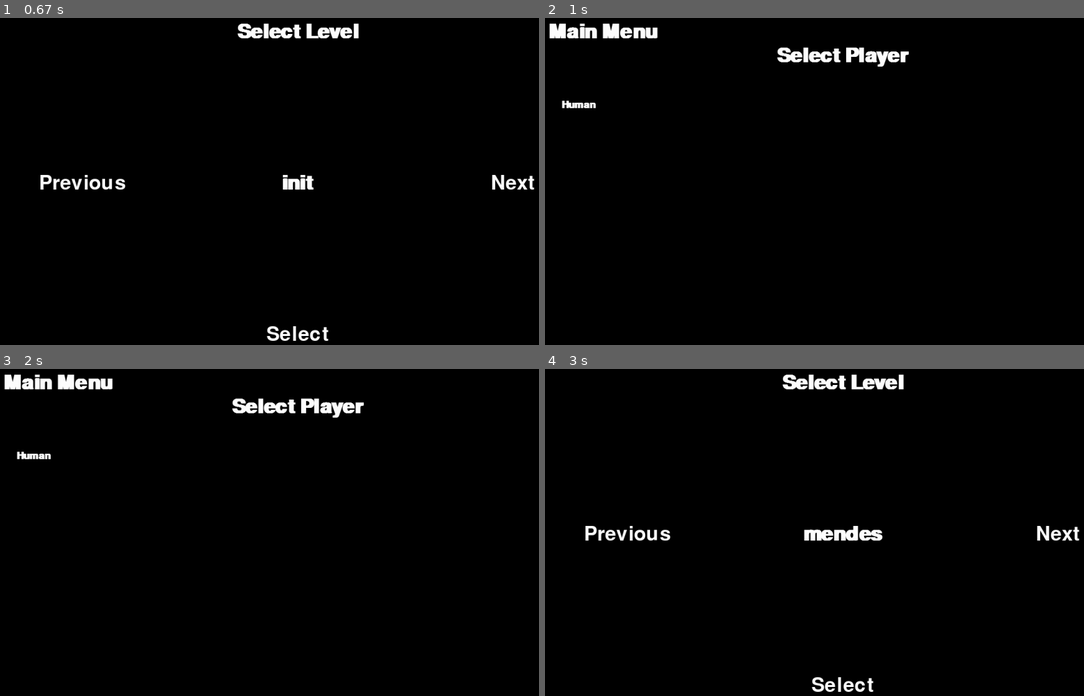
Above: before the commit, frames 1-4 (two rows, left to right).
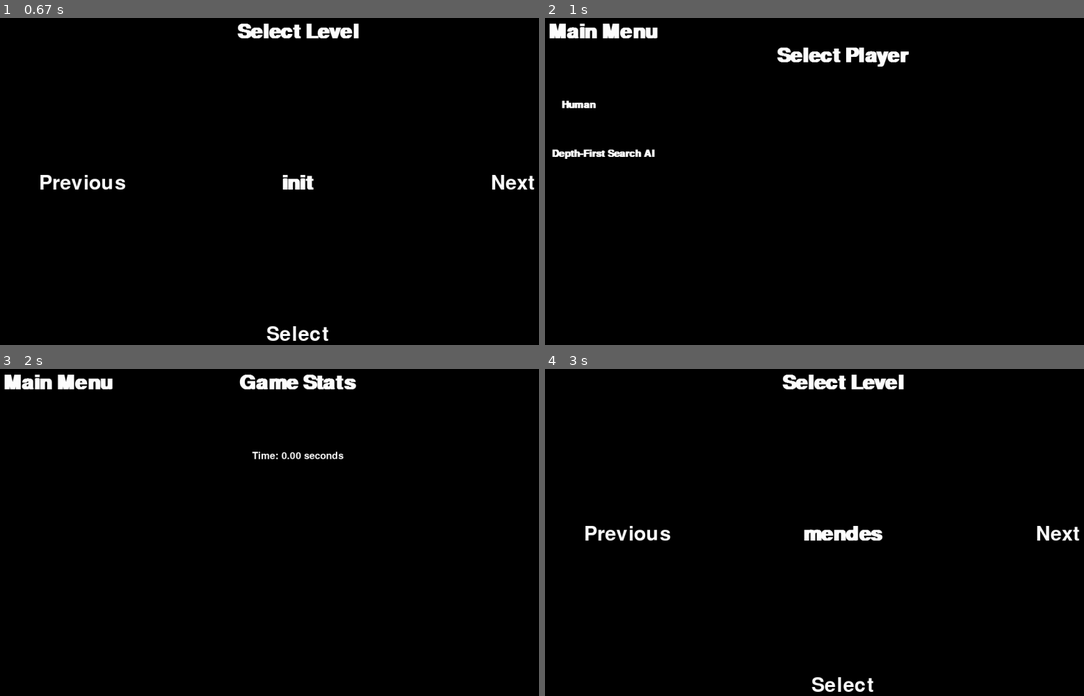
Above: after the commit, the same moments.

Repository: jose-carlos-sousa/jelly-field-IA
Game: pygame game, started from main.py
The game is run twice, just before and just after one commit, with the same random seed, the same clock (stepped at 60 frames per second) and the same inputs.
Inputs (mouse positions are in pixels of both pictures, inside the frame that each line leads up to):
- Up to frame 1 (0.67 s): click (296, 184) at 0.38 s
- Up to frame 2 (1 s): click "Select" at 0.72 s
- Up to frame 3 (2 s): press the mouse at (512, 535) at 1.03 s; move the mouse to (522, 601) at 1.13 s; release the mouse at (533, 666) at 1.27 s; click (59, 503) at 1.88 s, where only the run after the commit has a clickable "Depth-First Search AI"
- Up to frame 4 (3 s): press the mouse at (604, 382) at 2.2 s; move the mouse to (841, 391) at 2.3 s; release the mouse at (1073, 401) at 2.43 s; click "Play" at 2.55 s; click "Next" at 2.88 s

Frame 1 is identical in both runs. In frame 2, 0.3% of the frame differs, in the area x 1-21%, y 40-44%; in frame 3, 1.8%, in the area x 3-68%, y 1-28%; in frame 4, nothing differs.

Commit message:
added victory and defeat to gui

Diff:
--- a/event_handler.py
+++ b/event_handler.py
@@ -1,4 +1,4 @@
-from screens import main_menu_screen, leaderboard, game_screen, level_select, player_select
+from screens import main_menu_screen, leaderboard, game_screen, level_select, player_select, ai_game, victory, defeat
 import pandas as pd
 import pygame
 
@@ -6,9 +6,10 @@
     def __init__(self, state):
         pygame.init()
         self.screens = {'main_menu': main_menu_screen.MainMenuScreen(),
-                        'leaderboard': leaderboard.Leaderboard(self.load_leaderboard()),
                         'level_select': level_select.LevelSelect(),
-                        'player_select': player_select.PlayerSelect()
+                        'player_select': player_select.PlayerSelect(),
+                        'victory': victory.Victory(),
+                        'defeat': defeat.Defeat()
                         }
 
         self.current_screen = "main_menu"
@@ -18,6 +19,10 @@
         df.set_index('Player')
         df.sort_values('Score', ascending=False, inplace=True)
         return df.head(10)
+
+    def save_game(self, steps, solution_time, score, player, level):
+        with open('leaderboard.csv', 'a') as file:
+            file.write(f"{player},{solution_time},{score},{steps},{level}\n")
 
     def display(self, state):
         self.screens[self.current_screen].display(state)
@@ -35,8 +40,16 @@
                 self.quit()
             else:
                 next_screen, next_state = self.screens[self.current_screen].handle_event(state, event)
-                if self.current_screen == "player_select" and next_screen == "game_screen":
-                    self.screens['game_screen'] = game_screen.GameScreen(next_state)
+                if self.current_screen == "player_select":
+                    if next_screen == "game_screen":
+                        self.screens['game_screen'] = game_screen.GameScreen(next_state)
+                    elif next_screen == "ai_game":
+                        self.screens['ai_game'] = ai_game.AIGame(next_state)
+                if next_screen == "victory" and self.current_screen == "game_screen":
+                    self.save_game(state.stats['steps'], state.stats['time'], state.stats['score'], state.player, state.stats['level'])
+                if next_screen == "leaderboard" and self.current_screen != "leaderboard":
+                    self.screens['leaderboard'] = leaderboard.Leaderboard(self.load_leaderboard())
+
                 self.current_screen = next_screen
                 return next_state
         return state
--- a/jelly_field_state.py
+++ b/jelly_field_state.py
@@ -83,7 +83,6 @@
 class JellyFieldState:
     def __init__(self, file=None):
         if file:
-            print("Loading from file")
             self.load_from_file(file)
         else:
             self.c1 = 0
@@ -92,7 +91,8 @@
             self.next_jellies = InfiniteArray([])
             self.goal = {}
             self.colors = {}
-        self.score = 0
+        self.stats = {'time': 0, 'steps': 0, 'level': "", 'player': "", 'score': 0}
+        self.player = None
 
     def load_from_file(self, file):
         with open(file, 'r') as f:
@@ -116,7 +116,6 @@
             while not lines[i].startswith("//DEF BOARD\n"):
                 goal_def = lines[i].strip().split('=')
                 color_name = goal_def[0].strip()
-                print(goal_def)
                 goal_value = int(goal_def[1].strip())
                 self.goal[color_name] = goal_value
                 i += 1
--- a/leaderboard.csv
+++ b/leaderboard.csv
@@ -2,3 +2,5 @@
 A* Non-Empty Search,0.82,2045.22,7,mendes
 BFS,0.02,1325.82,3,init
 DFS,0.01,1330.19,3,init
+Depth-First Search AI,0.0035772323608398438,0,0,init
+Depth-First Search AI,0.0032291412353515625,0,0,init
--- a/main.py
+++ b/main.py
@@ -1,10 +1,5 @@
 from event_handler import EventHandler
 from jelly_field_state import JellyFieldState
-
-def save_game(steps, solution_time, score, player, level):
-    with open('leaderboard.csv', 'a') as file:
-        file.write(f"{player},{solution_time},{score},{steps},{level}\n")
-
 
 def play():
     jellyState = JellyFieldState()
@@ -12,6 +7,5 @@
     while True:
         e.display(jellyState)
         jellyState = e.handle_events(jellyState)
-    #save_game(steps, solution_time, score, "Human", file.split('.')[0])
 
 play()
--- /dev/null
+++ b/screens/ai_game.py
@@ -0,0 +1,41 @@
+import pygame
+import ai, time
+from screens.screen import Screen
+
+class AIGame(Screen):
+    def __init__(self, state):
+        super().__init__()
+        self.gajo = ai.AIAgent(state)
+        self.add_text_button("Main Menu", "large_bold", (150, 50))
+        self.stats = self.run_game(state)
+
+    def run_game(self, state):
+        if state.player == "Depth-First Search AI":
+            start = time.time()
+            solution = self.gajo.depth_first_search()
+            solution_time = time.time() - start
+
+        return {'time': solution_time, 'level': state.stats['level'], 'player': state.player, 'score': 0, 'steps': 0}
+
+    def save_game(self, stats):
+        with open('leaderboard.csv', 'a') as file:
+            file.write(f"{stats['player']},{stats['time']},{stats['score']},{stats['steps']},{stats['level']}\n")
+
+    def display(self, state):
+        self.surface.fill((0, 0, 0))
+        self.draw_text("Game Stats", "large_bold", (self.width // 2, 50))
+        self.draw_text("Main Menu", "large_bold", (150, 50))
+
+        self.draw_text(f"Time: {self.stats['time']:.2f} seconds", "medium", (self.width // 2, 200))
+
+        pygame.display.flip()
+
+    def handle_event(self, state, event):
+        if event.type == pygame.MOUSEBUTTONDOWN and event.button == 1:
+                for button_text, rect in self.buttons.items():
+                    if rect.collidepoint(event.pos):
+                        if button_text == "Main Menu":
+                            self.save_game(self.stats)
+                            return "main_menu", state
+
+        return "ai_game", state
--- /dev/null
+++ b/screens/defeat.py
@@ -0,0 +1,20 @@
+import pygame
+from screens.screen import Screen
+
+class Defeat(Screen):
+    def __init__(self):
+        super().__init__()
+
+    def display(self, state):
+        self.draw_text("YOU LOST!", "large_bold", (self.width // 2, self.height // 2))
+
+        pygame.display.flip()
+
+    def handle_event(self, state, event):
+        if event.type == pygame.MOUSEBUTTONDOWN and event.button == 1:
+                for button_text, rect in self.buttons.items():
+                    if rect.collidepoint(event.pos):
+                        if button_text == "Main Menu":
+                            return "main_menu", state
+
+        return "defeat", state
--- a/screens/game_screen.py
+++ b/screens/game_screen.py
@@ -124,7 +124,9 @@
                 state.move(selected_jelly, col, row)
                 state.collapse()
                 if state.isGoal():
-                    return "main_menu", state
+                    return "victory", state
+                elif state.isBoardFull():
+                    return "defeat", state
                 else:
                     return "game_screen", state
 
--- a/screens/level_select.py
+++ b/screens/level_select.py
@@ -36,5 +36,6 @@
                         elif button_text == "Select":
                             file = os.path.join('.', 'levels', '.'.join([self.levels[self.selected], 'txt']))
                             new_state = JellyFieldState(file)
+                            new_state.stats['level'] = self.levels[self.selected]
                             return "player_select", new_state
         return "level_select", state
--- a/screens/player_select.py
+++ b/screens/player_select.py
@@ -6,12 +6,14 @@
         super().__init__()
         self.add_text_button("Main Menu", "large_bold", (150, 50))
         self.add_text_button("Human", "medium_bold", (100, 200))
+        self.add_text_button("Depth-First Search AI", "medium_bold", (150, 300))
 
     def display(self, state):
         self.surface.fill((0, 0, 0))
         self.draw_text("Select Player", "large_bold", (self.width // 2, 100))
         self.draw_text("Main Menu", "large_bold", (150, 50))
         self.draw_text("Human", "medium_bold", (100, 200))
+        self.draw_text("Depth-First Search AI", "medium_bold", (150, 300))
 
         pygame.display.flip()
 
@@ -22,6 +24,10 @@
                         if button_text == "Main Menu":
                             return "main_menu", state
                         if button_text == "Human":
+                            state.player = "human"
                             return "game_screen", state
+                        elif button_text == "Depth-First Search AI":
+                            state.player = "Depth-First Search AI"
+                            return "ai_game", state
 
         return "player_select", state
--- /dev/null
+++ b/screens/victory.py
@@ -0,0 +1,20 @@
+import pygame
+from screens.screen import Screen
+
+class Victory(Screen):
+    def __init__(self):
+        super().__init__()
+
+    def display(self, state):
+        self.draw_text("YOU WON!", "large_bold", (self.width // 2, self.height // 2))
+
+        pygame.display.flip()
+
+    def handle_event(self, state, event):
+        if event.type == pygame.MOUSEBUTTONDOWN and event.button == 1:
+                for button_text, rect in self.buttons.items():
+                    if rect.collidepoint(event.pos):
+                        if button_text == "Main Menu":
+                            return "main_menu", state
+
+        return "victory", state
